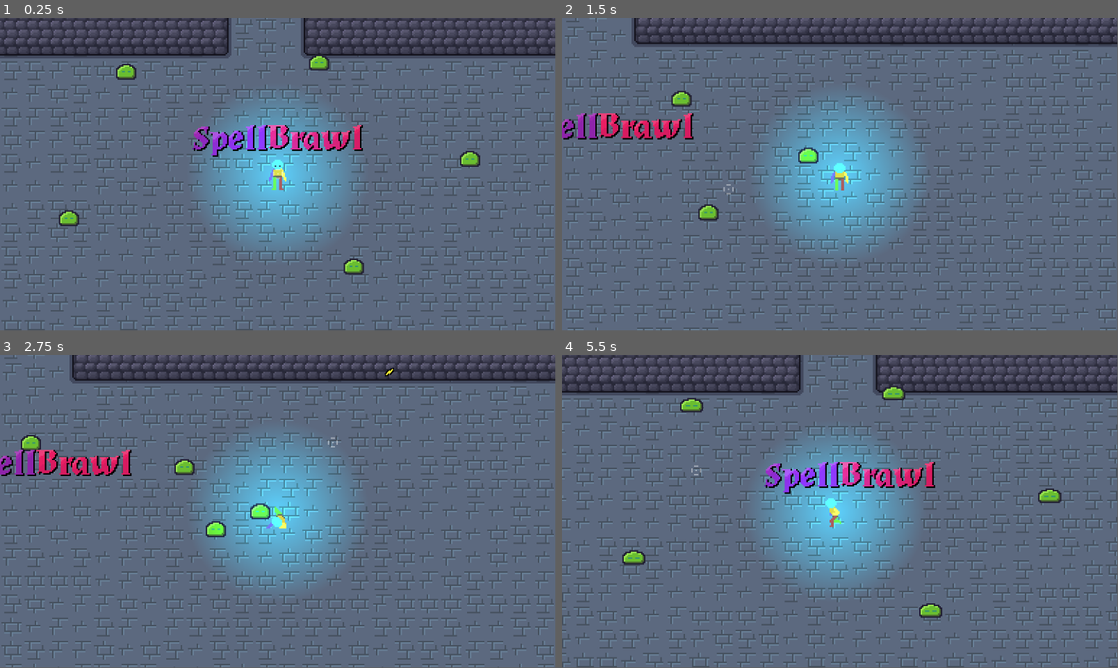
Above: before the commit, frames 1-4 (two rows, left to right).
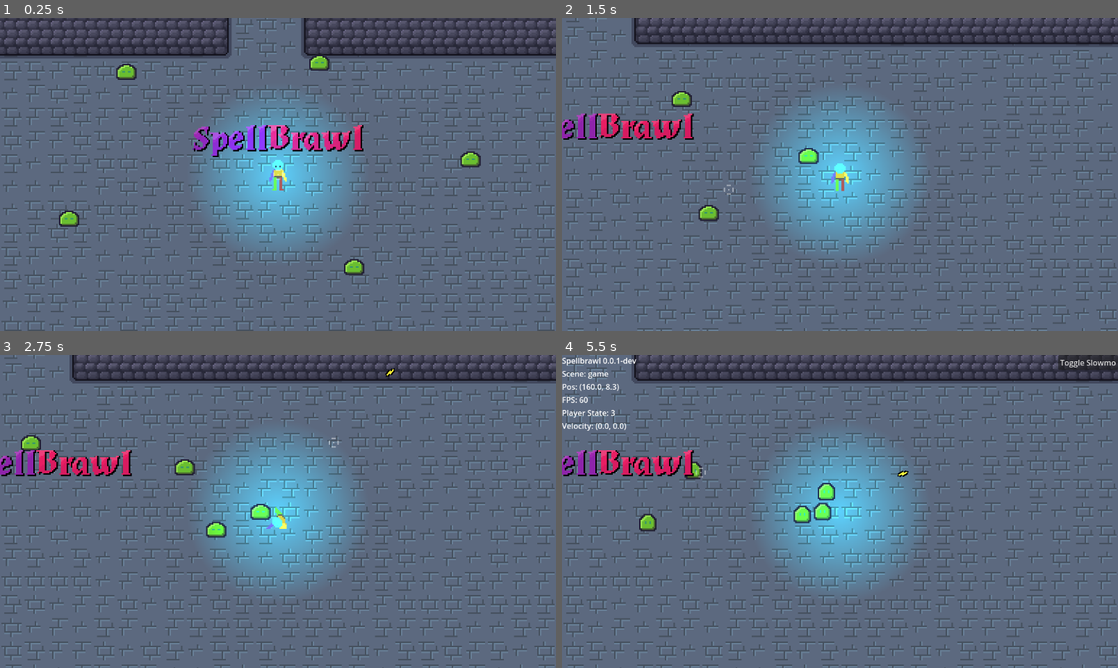
Above: after the commit, the same moments.

Repository: SirNoods/spellbrawl
Game: Godot game, scene res://scenes/game.tscn
Two runs of this game, one before a commit and one after it. Both use one fixed random seed, a clock stepped at 60 frames per second and the inputs below.
Inputs (mouse positions are in pixels of both pictures, inside the frame that each line leads up to):
- Up to frame 1 (0.25 s): no input
- Up to frame 2 (1.5 s): move the mouse to (962, 158) at 0.52 s; hold D (move_right) 0.53-1.28 s; tap Space (dash) at 0.6 s; move the mouse to (728, 190) at 1.27 s; hold S (move_down) from 1.28 s (still down); tap Backspace (die) at 1.35 s
- Up to frame 3 (2.75 s): move the mouse to (333, 442) at 2.02 s; release S (move_down) at 2.03 s; hold D (move_right) from 2.03 s (still down); click (333, 442) at 2.1 s
- Up to frame 4 (5.5 s): move the mouse to (812, 574) at 2.77 s; release D (move_right) at 2.78 s; hold W (move_up) 2.78-3.53 s; tap Space (dash) at 2.85 s; move the mouse to (1006, 558) at 3.52 s; hold A (move_left) 3.53-4.25 s; tap Backspace (die) at 3.6 s; tap F3 (toggle_debug, bound only after the commit) at 4.15 s; click (1084, 361) at 4.25 s, where only the run after the commit has a clickable "Toggle Slowmo"; move the mouse to (673, 464) at 5.02 s; hold A (move_left) from 5.03 s (still down); click (673, 464) at 5.1 s
The window is 799x449 before the commit and 800x450 after it. Grey fills any space a smaller window leaves; there, only what the larger window draws over its background counts as a difference.

The runs differ from the first frame. In frame 1, 5.5% of the frame differs, in the area x 0-100%, y 0-100%; in frame 2, 4.9%; in frame 3, 4.9%; in frame 4, 32%.

Commit message:
added debug overlay

Diff:
--- a/project.godot
+++ b/project.godot
@@ -13,6 +13,10 @@
 config/name="spellbrawl"
 run/main_scene="uid://cb3u7k67b2t3f"
 config/features=PackedStringArray("4.4", "Forward Plus")
+
+[display]
+
+window/stretch/mode="viewport"
 
 [input]
 
@@ -51,6 +55,11 @@
 "events": [Object(InputEventMouseButton,"resource_local_to_scene":false,"resource_name":"","device":-1,"window_id":0,"a …(253 unchanged characters)…
 ]
 }
+toggle_debug={
+"deadzone": 0.2,
+"events": [Object(InputEventKey,"resource_local_to_scene":false,"resource_name":"","device":-1,"window_id":0,"alt_pressed":false,"shift_pressed":false,"ctrl_pressed":false,"meta_pressed":false,"pressed":false,"keycode":0,"physical_keycode":4194334,"key_label":0,"unicode":0,"location":0,"echo":false,"script":null)
+]
+}
 
 [rendering]
 
--- a/scenes/game.tscn
+++ b/scenes/game.tscn
@@ -1,9 +1,10 @@
-[gd_scene load_steps=7 format=3 uid="uid://cb3u7k67b2t3f"]
+[gd_scene load_steps=8 format=3 uid="uid://cb3u7k67b2t3f"]
 
 [ext_resource type="PackedScene" uid="uid://du2s5p7a5ff8o" path="res://scenes/levels/debug_arena.tscn" id="1_lbhrr"]
 [ext_resource type="PackedScene" uid="uid://cb6rb1rtg4flx" path="res://scenes/player.tscn" id="1_uwrxv"]
 [ext_resource type="Texture2D" uid="uid://cfwlgmisi6dv3" path="res://assets/GUI/spellbrawltitle.png" id="3_lnu2h"]
 [ext_resource type="PackedScene" uid="uid://nvminsbq3acm" path="res://scenes/mob_slime.tscn" id="4_lbhrr"]
+[ext_resource type="PackedScene" uid="uid://d05nhawyc1guk" path="res://scenes/menus/debug_overlay.tscn" id="5_iywne"]
 
 [sub_resource type="FastNoiseLite" id="FastNoiseLite_uwrxv"]
 
@@ -44,3 +45,6 @@
 [node name="Spellbrawltitle" type="Sprite2D" parent="."]
 position = Vector2(0, -23)
 texture = ExtResource("3_lnu2h")
+
+[node name="DebugOverlay" parent="." instance=ExtResource("5_iywne")]
+player_path = NodePath("../Player")
--- /dev/null
+++ b/scenes/menus/debug_overlay.tscn
@@ -0,0 +1,49 @@
+[gd_scene load_steps=2 format=3 uid="uid://d05nhawyc1guk"]
+
+[ext_resource type="Script" uid="uid://b3abgoj5vtuv2" path="res://scripts/menus/debug_overlay.gd" id="1_r2el1"]
+
+[node name="CanvasLayer" type="CanvasLayer"]
+script = ExtResource("1_r2el1")
+
+[node name="MarginContainer" type="MarginContainer" parent="."]
+offset_right = 40.0
+offset_bottom = 158.0
+
+[node name="VBoxContainer" type="VBoxContainer" parent="MarginContainer"]
+layout_mode = 2
+
+[node name="DebugTitleLabel" type="Label" parent="MarginContainer/VBoxContainer"]
+layout_mode = 2
+
+[node name="SceneLabel" type="Label" parent="MarginContainer/VBoxContainer"]
+layout_mode = 2
+
+[node name="PosLabel" type="Label" parent="MarginContainer/VBoxContainer"]
+layout_mode = 2
+
+[node name="FpsLabel" type="Label" parent="MarginContainer/VBoxContainer"]
+layout_mode = 2
+
+[node name="PlayerStateLabel" type="Label" parent="MarginContainer/VBoxContainer"]
+layout_mode = 2
+
+[node name="AimInfoLabel" type="Label" parent="MarginContainer/VBoxContainer"]
+layout_mode = 2
+
+[node name="VBoxContainer" type="VBoxContainer" parent="."]
+anchors_preset = 1
+anchor_left = 1.0
+anchor_right = 1.0
+offset_left = -124.0
+offset_bottom = 31.0
+grow_horizontal = 0
+size_flags_horizontal = 0
+size_flags_vertical = 0
+
+[node name="ToggleSlowmo" type="Button" parent="VBoxContainer"]
+layout_mode = 2
+size_flags_horizontal = 0
+focus_mode = 0
+text = "Toggle Slowmo"
+
+[connection signal="pressed" from="VBoxContainer/ToggleSlowmo" to="." method="_on_toggle_slowmo_pressed"]
--- /dev/null
+++ b/scripts/menus/debug_overlay.gd
@@ -0,0 +1,51 @@
+extends CanvasLayer
+
+@export var player_path : NodePath
+@onready var player : Node = get_node_or_null(player_path)
+@onready var fps_label : Label = $MarginContainer/VBoxContainer/FpsLabel
+@onready var state_label : Label = $MarginContainer/VBoxContainer/PlayerStateLabel
+@onready var aim_label : Label = $MarginContainer/VBoxContainer/AimInfoLabel
+@onready var title_label : Label = $MarginContainer/VBoxContainer/DebugTitleLabel
+@onready var scene_label: Label = $MarginContainer/VBoxContainer/SceneLabel
+@onready var pos_label: Label = $MarginContainer/VBoxContainer/PosLabel
+
+var visible_overlay := false
+var version_text := "Version: unknown"
+
+func _ready():
+	set_process(true)
+	visible = visible_overlay
+	version_text = _load_version_text()
+	title_label.text = "Spellbrawl " + version_text
+
+func _process(_delta):
+	if Input.is_action_just_pressed("toggle_debug"):
+		visible_overlay = !visible_overlay
+		visible = visible_overlay
+
+	scene_label.text = "Scene: %s" % get_tree().current_scene.name
+	if player:
+		pos_label.text = "Pos: (%.1f, %.1f)" % [player.global_position.x, player.global_position.y]
+
+	if not visible_overlay:
+		return
+
+	# FPS
+	fps_label.text = "FPS: %d" % Engine.get_frames_per_second()
+
+	# Player info
+	if player:
+		state_label.text = "Player State: %s" % str(player.current_state)
+		aim_label.text = "Velocity: %s" % str(player.velocity)
+
+func _load_version_text() -> String:
+	var f := FileAccess.open("res://VERSION.txt", FileAccess.READ)
+	if f:
+		var ver := f.get_as_text().strip_edges()
+		f.close()
+		return ver
+	return "unknown"
+
+
+func _on_toggle_slowmo_pressed() -> void:
+	Engine.time_scale = 0.2 if Engine.time_scale == 1.0 else 1.0
Not shown, added: VERSION.txt
Not shown, added: scripts/menus/debug_overlay.gd.uid
